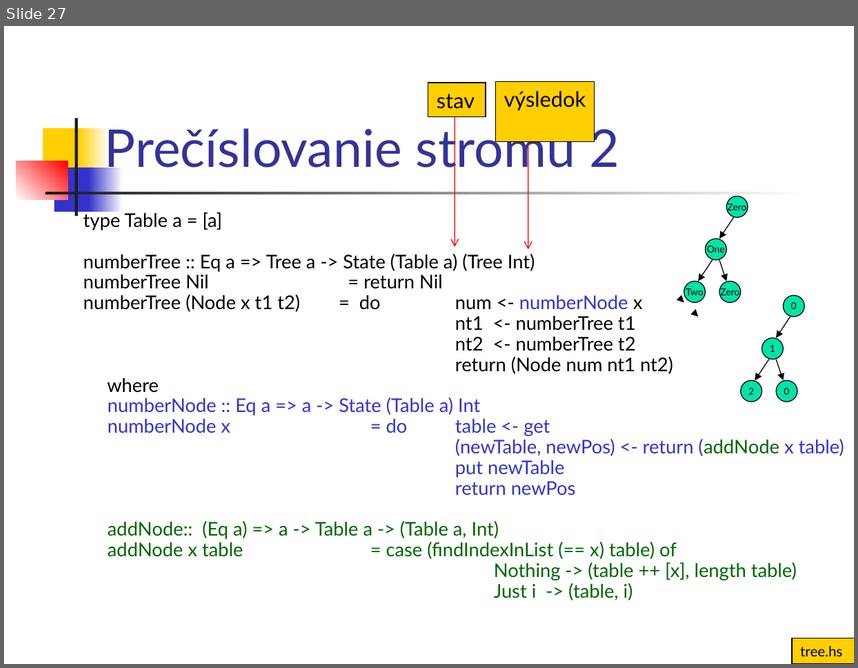
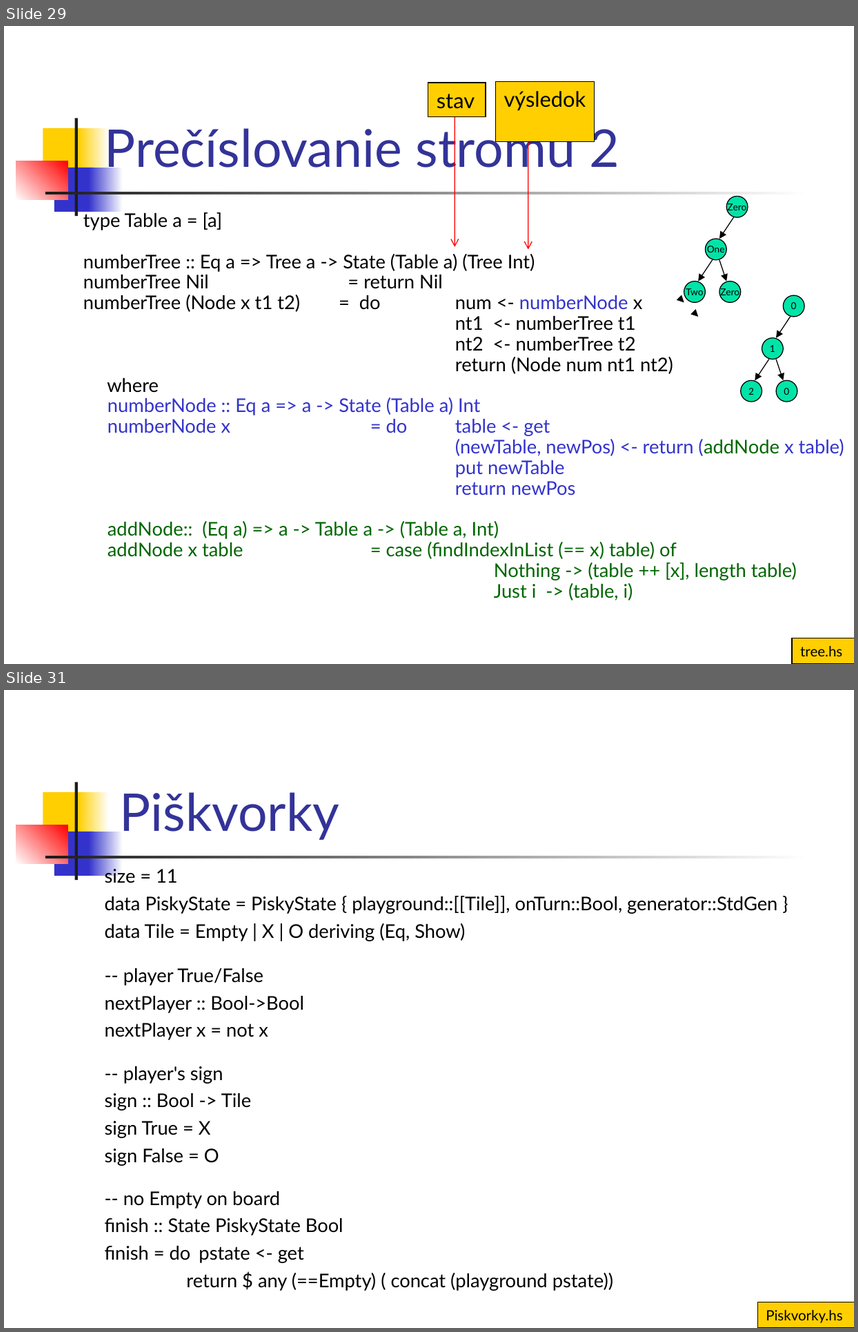
Before and after one commit to Funkcionalne/Prednasky, a slide deck: 13/13_fpro.ppt. Shown one above the other, each under a label of ours: slide 27 before the commit, slides 29 and 31 after it; the slides between them are not shown. The pictures are 858x668 and 858x1332 pixels, drawn with LibreOffice and Linux fonts; fonts in the diff are those of the drawing. Boxes give left, top, right and bottom in pixels: in the first picture for what was removed or moved away, otherwise in the second. Text is boxed around its words. In the diff, an @@ line names an element or a change of style, - is before the commit and + after.

```diff
--- a/13/13_fpro.ppt
+++ b/13/13_fpro.ppt
@@ slide 31 added at box(4, 690, 854, 1328), background #FFFFFF; not listed: 7 template elements that a slide beside it also shows @@
@@ title added at box(119, 792, 339, 840), 44 pt, text #333399 @@
+Piškvorky
@@ text added at box(105, 867, 777, 1290), 16 pt, text #000000 @@
+size = 11
+data PiskyState = PiskyState { playground::[[Tile]], onTurn::Bool, generator::StdGen }
+data Tile = Empty | X | O deriving (Eq, Show)
+-- player True/False
+nextPlayer :: Bool->Bool
+nextPlayer x = not x
+-- player's sign
+sign :: Bool -> Tile
+sign True = X
+sign False = O
+-- no Empty on board
+finish :: State PiskyState Bool
+finish = do pstate <- get
+return $ any (==Empty) ( concat (playground pstate))
@@ rectangle added at box(758, 1302, 854, 1328), fill #FFCF01, outline #000000 0.74 pt, 12 pt, text #000000 @@
+Piskvorky.hs
@@ what was slide 27 is now slide 29 @@
```
Also in this commit, not shown: 1 slide changed, 7 other slides added, 22 other files.
